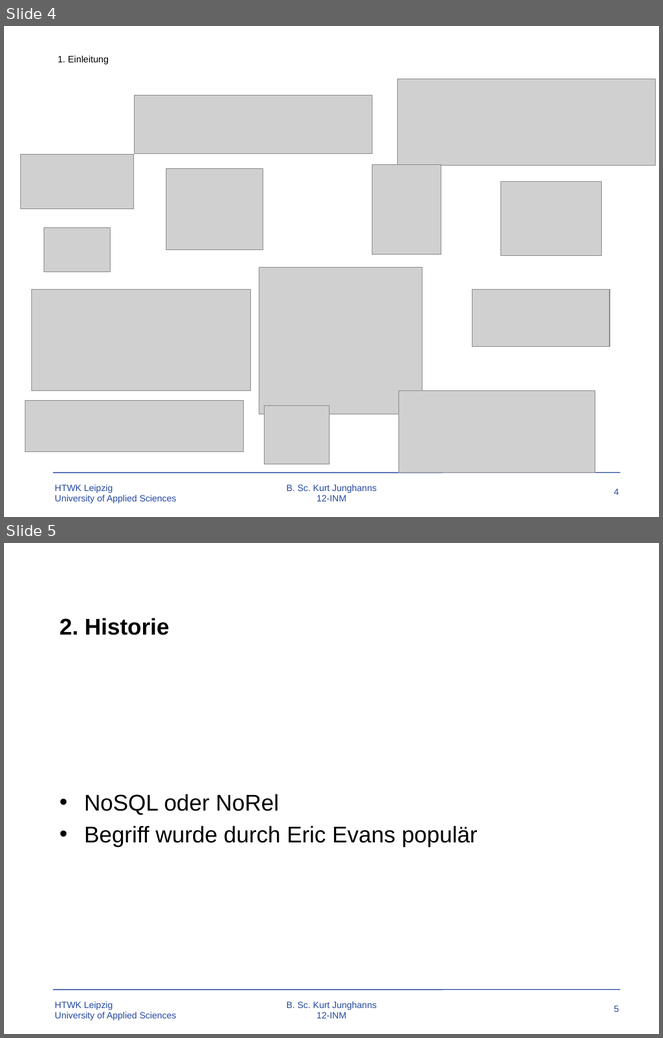
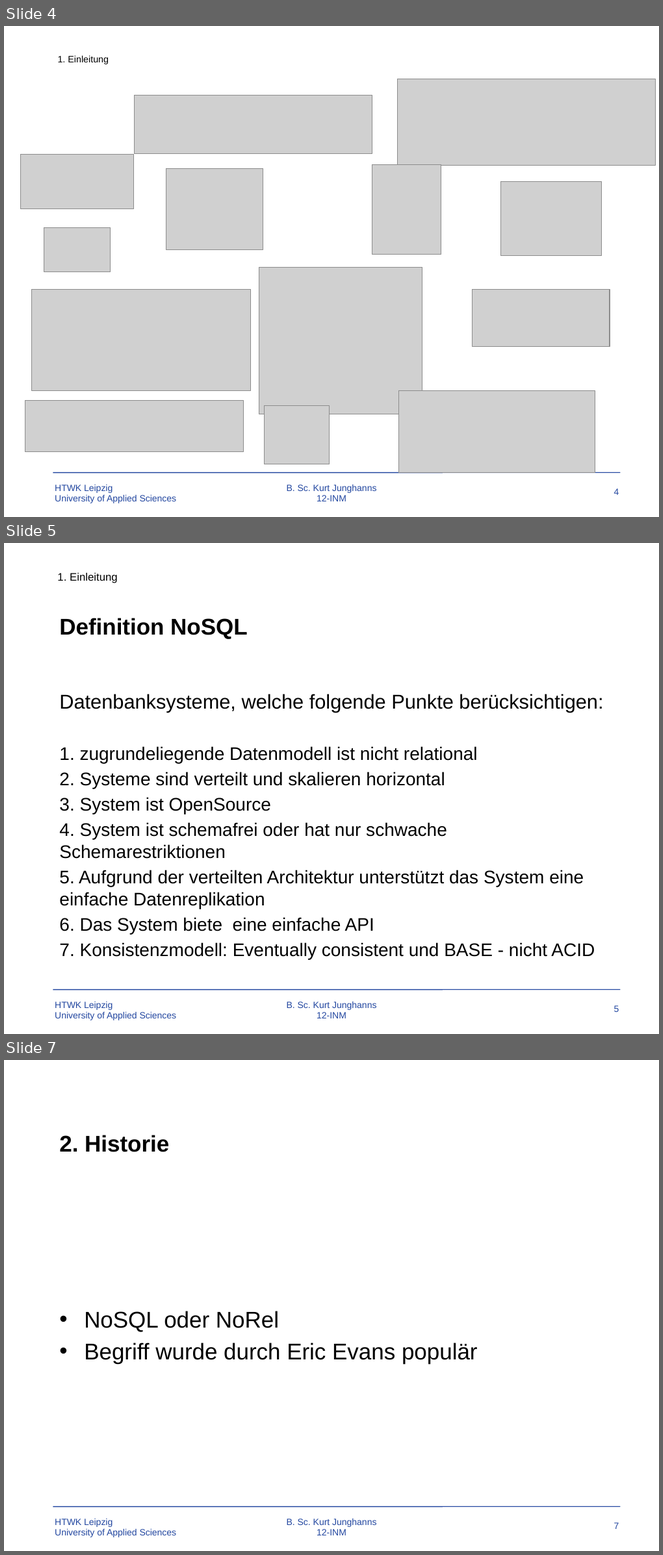
Before and after one commit to TBoonX/OS-Datenbanken, a slide deck: Praesentation.pptx. Shown one above the other, each under a label of ours: slides 4 and 5 before the commit, slides 4, 5 and 7 after it; the slides between them are not shown. The pictures are 663x1038 and 663x1555 pixels, drawn with LibreOffice and Linux fonts; fonts in the diff are those of the drawing; grey boxes stand for pictures; background and template pictures are left out. Boxes give left, top, right and bottom in pixels: in the first picture for what was removed or moved away, otherwise in the second. Text is boxed around its words. In the diff, an @@ line names an element or a change of style, - is before the commit and + after.

```diff
--- a/Praesentation.pptx
+++ b/Praesentation.pptx
@@ slide 5 added at [4, 543, 659, 1034], background #FFFFFF; not listed: 4 template elements that a slide beside it also shows @@
@@ text added at [57, 573, 118, 583], 12 pt, text #000000 @@
+1. Einleitung
@@ title added at [59, 618, 247, 639], 25 pt, text #000000, bold @@
+Definition NoSQL
@@ text added at [59, 694, 603, 960], 20 pt, text #000000 @@
+Datenbanksysteme, welche folgende Punkte berücksichtigen:
+1. zugrundeliegende Datenmodell ist nicht relational
+2. Systeme sind verteilt und skalieren horizontal
+3. System ist OpenSource
+4. System ist schemafrei oder hat nur schwache Schemarestriktionen
+5. Aufgrund der verteilten Architektur unterstützt das System eine einfache Datenreplikation
+6. Das System biete eine einfache API
+7. Konsistenzmodell: Eventually consistent und BASE - nicht ACID
@@ what was slide 5 is now slide 7 @@
@@ page number at [614, 1523, 620, 1529]: text changed @@
-5
+7
```
Also in this commit, not shown: 7 slides changed, 7 other slides added, 4 other files.
